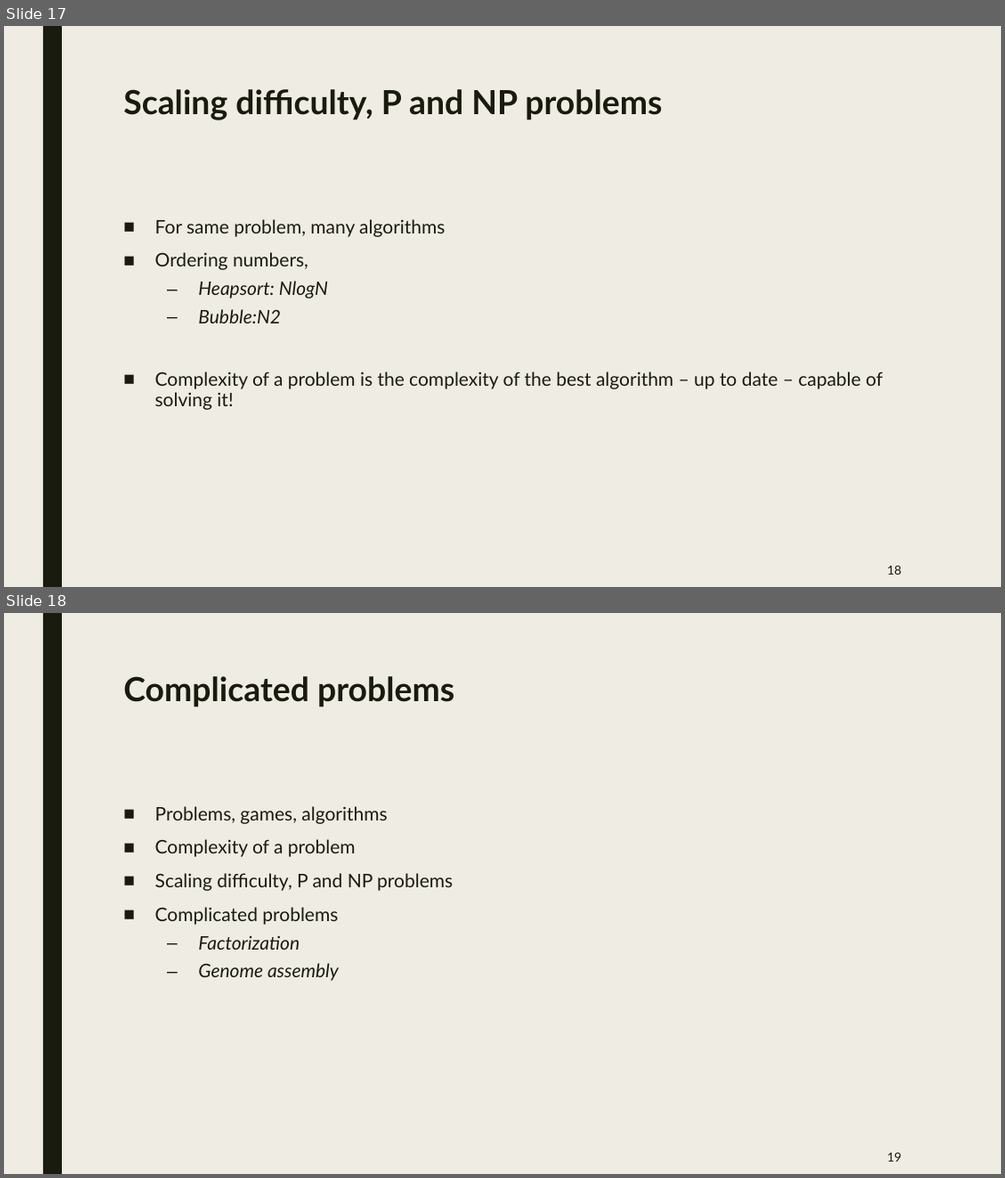
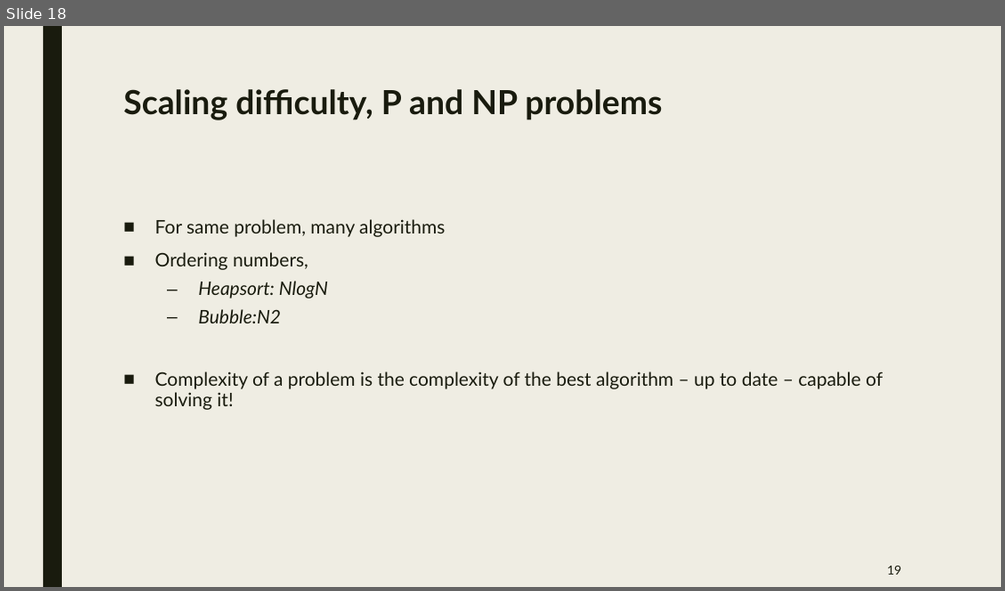
Before and after one commit to jurtasun/presentations, a slide deck: 202306_LMS_Complexity/202306_LMS_Complexity.ppt. Shown one above the other, each under a label of ours: slides 17 and 18 before the commit, slide 18 after it. The pictures are 1005x1178 and 1005x591 pixels, drawn with LibreOffice and Linux fonts; fonts in the diff are those of the drawing. Boxes give left, top, right and bottom in pixels: in the first picture for what was removed or moved away, otherwise in the second. Text is boxed around its words. In the diff, an @@ line names an element or a change of style, - is before the commit and + after.

```diff
--- a/202306_LMS_Complexity/202306_LMS_Complexity.ppt
+++ b/202306_LMS_Complexity/202306_LMS_Complexity.ppt
@@ slide 18 removed at (4, 613, 1001, 1174), background #EFEDE3; not listed: 1 template element that a slide beside it also shows @@
@@ title removed at (123, 676, 454, 707) @@
-Complicated problems
@@ text removed at (155, 806, 453, 981) @@
-■ Problems, games, algorithms
-■ Complexity of a problem
-■ Scaling difficulty, P and NP problems
-■ Complicated problems
-  – Factorization
-  – Genome assembly
@@ page number removed at (887, 1152, 901, 1161) @@
-19
@@ what was slide 17 is now slide 18 @@
@@ page number at (887, 565, 901, 574): text changed @@
-18
+19
```
Also in this commit, not shown: 2 slides changed, 14 slides added, 3 other slides removed, 1 other file.
